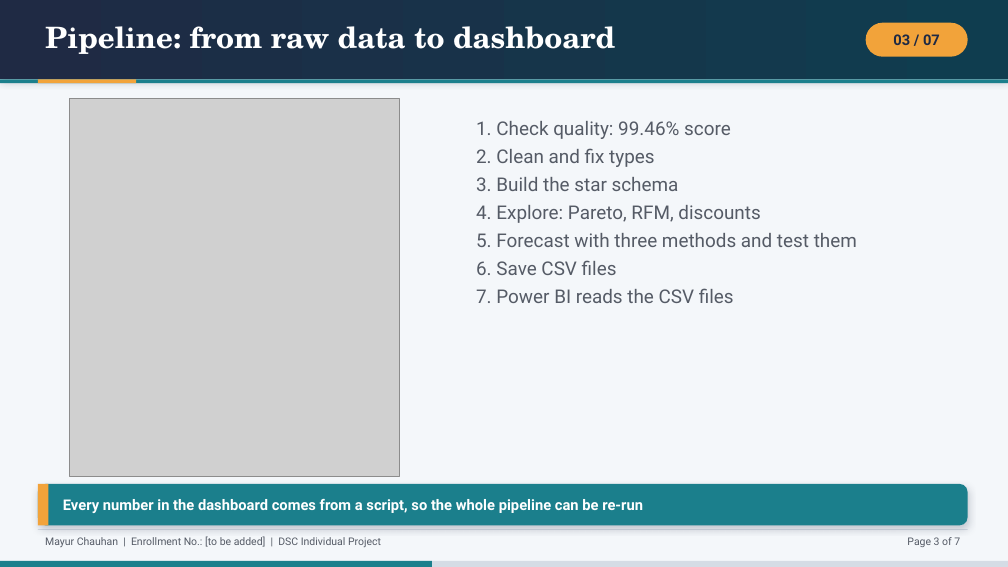
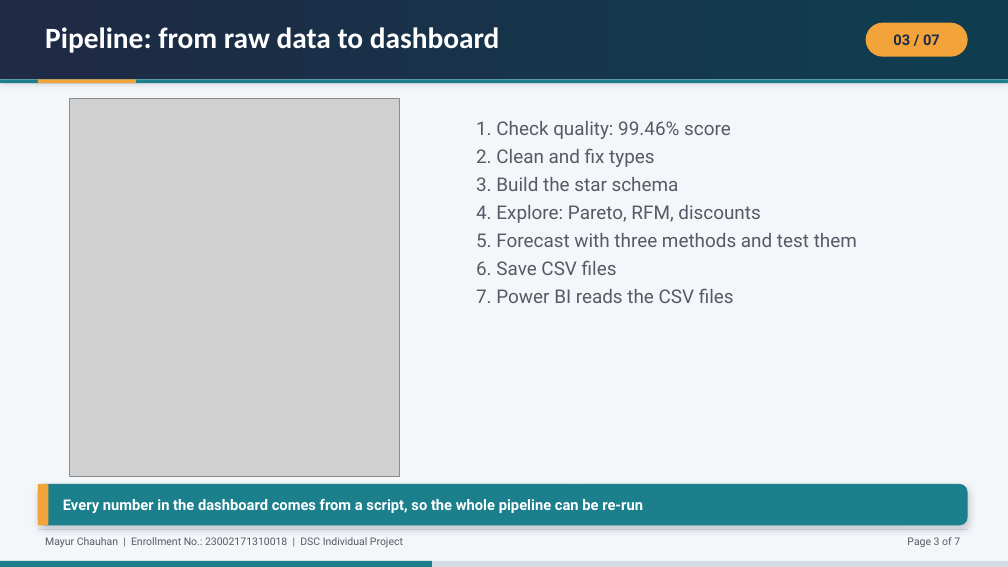
Before and after one commit to MayurChauhan-2950/Retail_Sales_Forecasting, a slide deck: slide 3 of presentation/Retail_Sales_Forecasting_Short.pptx. Drawn at 1008x567 pixels with LibreOffice and Linux fonts; fonts in the diff are those of the drawing; grey boxes stand for pictures. Boxes give left, top, right and bottom in pixels: in the first picture for what was removed or moved away, otherwise in the second. Text is boxed around its words. In the diff, an @@ line names an element or a change of style, - is before the commit and + after.

Commit message:
Update explainer (term glossary, viva checklist), deck design and details, README and Power BI status

```diff
--- a/presentation/Retail_Sales_Forecasting_Short.pptx
+++ b/presentation/Retail_Sales_Forecasting_Short.pptx
@@ text "Pipeline: from raw data to ..." at bbox=[45, 27, 500, 53]: font TeX Gyre Schola to Calibri @@
@@ text at bbox=[45, 537, 403, 547]: text changed @@
-Mayur Chauhan | Enrollment No.: [to be added] | DSC Individual Project
+Mayur Chauhan | Enrollment No.: 23002171310018 | DSC Individual Project
```
Also in this commit, not shown: 6 other slides changed, 8 other files.
